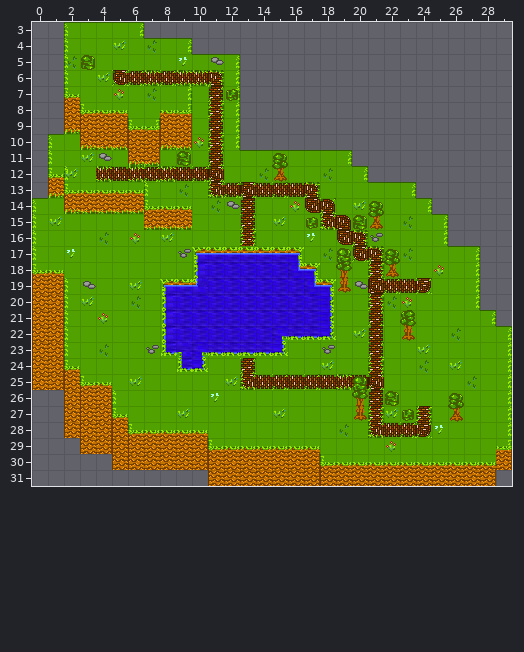
Two states of a Tiled map (JSON), assets/maps/world.json. That is the earlier state.
Cells are 16x16 px. Shown: x 0..29, y 3..31.
Once edited:
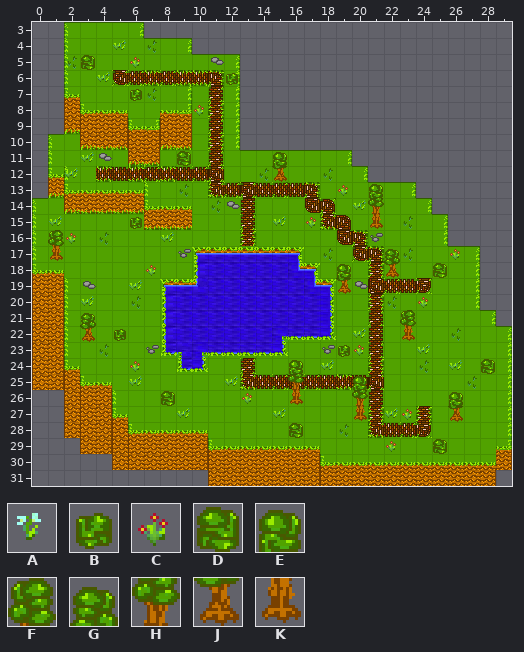
Key: from "gallery_tiles": A 12, B 14, C 28, D 30, E 46, F 60, G 61, H 62, J 77, K 78.
_ is an empty cell.
From old to new:
{"where": "layer \"vegetation\""}
{"y":5,"x":9,"old":"A","new":"_"}
{"y":7,"x":5,"old":"C","new":"_"}
{"y":7,"x":12,"old":"B","new":"_"}
{"y":10,"x":10,"old":"C","new":"_"}
{"y":11,"x":15,"old":"G","new":"_"}
{"y":14,"x":16,"old":"C","new":"_"}
{"y":14,"x":21,"old":"G","new":"_"}
{"y":15,"x":17,"old":"B","new":"_"}
{"y":15,"x":20,"old":"DJ","new":"__"}
{"y":16,"x":6,"old":"C","new":"_"}
{"y":16,"x":17,"old":"A","new":"_"}
{"y":17,"x":2,"old":"A","new":"_"}
{"y":17,"x":19,"old":"E","new":"_"}
{"y":18,"x":19,"old":"H","new":"_"}
{"y":18,"x":25,"old":"C","new":"_"}
{"y":19,"x":19,"old":"K","new":"_"}
{"y":20,"x":23,"old":"C","new":"_"}
{"y":21,"x":4,"old":"C","new":"_"}
{"y":26,"x":11,"old":"A","new":"_"}
{"y":26,"x":22,"old":"D","new":"_"}
{"y":26,"x":26,"old":"G","new":"_"}
{"y":27,"x":23,"old":"B","new":"_"}
{"y":28,"x":25,"old":"A","new":"_"}
{"where": "layer \"upper\""}
{"y":5,"x":6,"old":"_","new":"C"}
{"y":6,"x":12,"old":"_","new":"B"}
{"y":7,"x":6,"old":"_","new":"B"}
{"y":8,"x":10,"old":"_","new":"C"}
{"y":11,"x":15,"old":"_","new":"E"}
{"y":13,"x":19,"old":"_","new":"C"}
{"y":13,"x":21,"old":"_","new":"E"}
{"y":14,"x":21,"old":"_","new":"H"}
{"y":15,"x":6,"old":"_","new":"B"}
{"y":15,"x":17,"old":"_","new":"C"}
{"y":15,"x":21,"old":"_","new":"K"}
{"y":16,"x":1,"old":"__","new":"FC"}
{"y":17,"x":1,"old":"_","new":"K"}
{"y":17,"x":26,"old":"_","new":"C"}
{"y":18,"x":7,"old":"_","new":"C"}
{"y":18,"x":19,"old":"_","new":"E"}
{"y":18,"x":25,"old":"_","new":"D"}
{"y":19,"x":19,"old":"_","new":"J"}
{"y":20,"x":24,"old":"_","new":"C"}
{"y":21,"x":3,"old":"_","new":"G"}
{"y":22,"x":3,"old":"_","new":"J"}
{"y":22,"x":5,"old":"_","new":"B"}
{"y":23,"x":19,"old":"__","new":"BC"}
{"y":24,"x":6,"old":"_","new":"C"}
{"y":24,"x":16,"old":"_","new":"E"}
{"y":24,"x":28,"old":"_","new":"D"}
{"y":25,"x":16,"old":"_","new":"H"}
{"y":26,"x":8,"old":"_","new":"D"}
{"y":26,"x":13,"old":"_","new":"C"}
{"y":26,"x":16,"old":"_","new":"K"}
{"y":26,"x":26,"old":"_","new":"E"}
{"y":27,"x":23,"old":"_","new":"C"}
{"y":28,"x":16,"old":"_","new":"D"}
{"y":29,"x":25,"old":"_","new":"D"}
